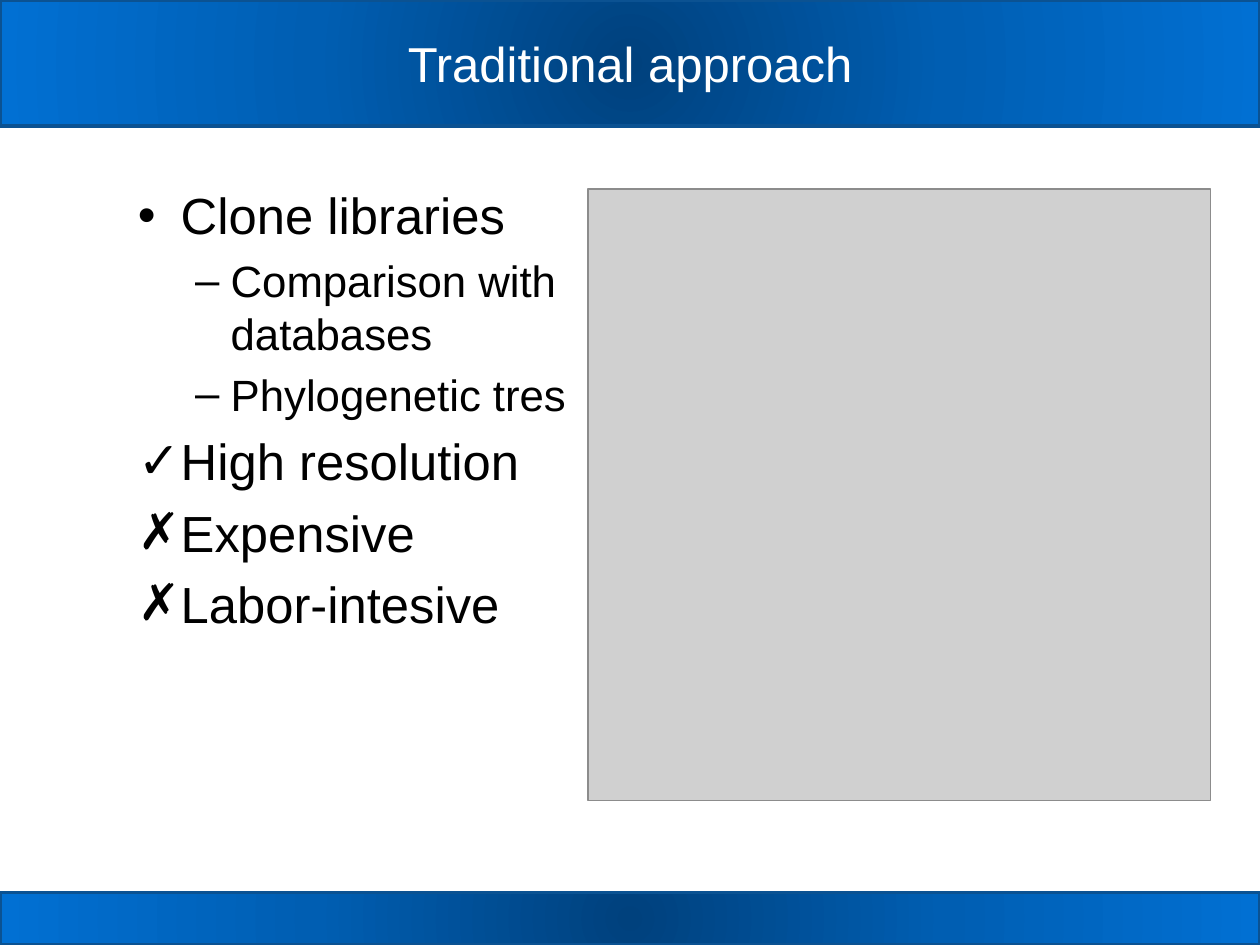
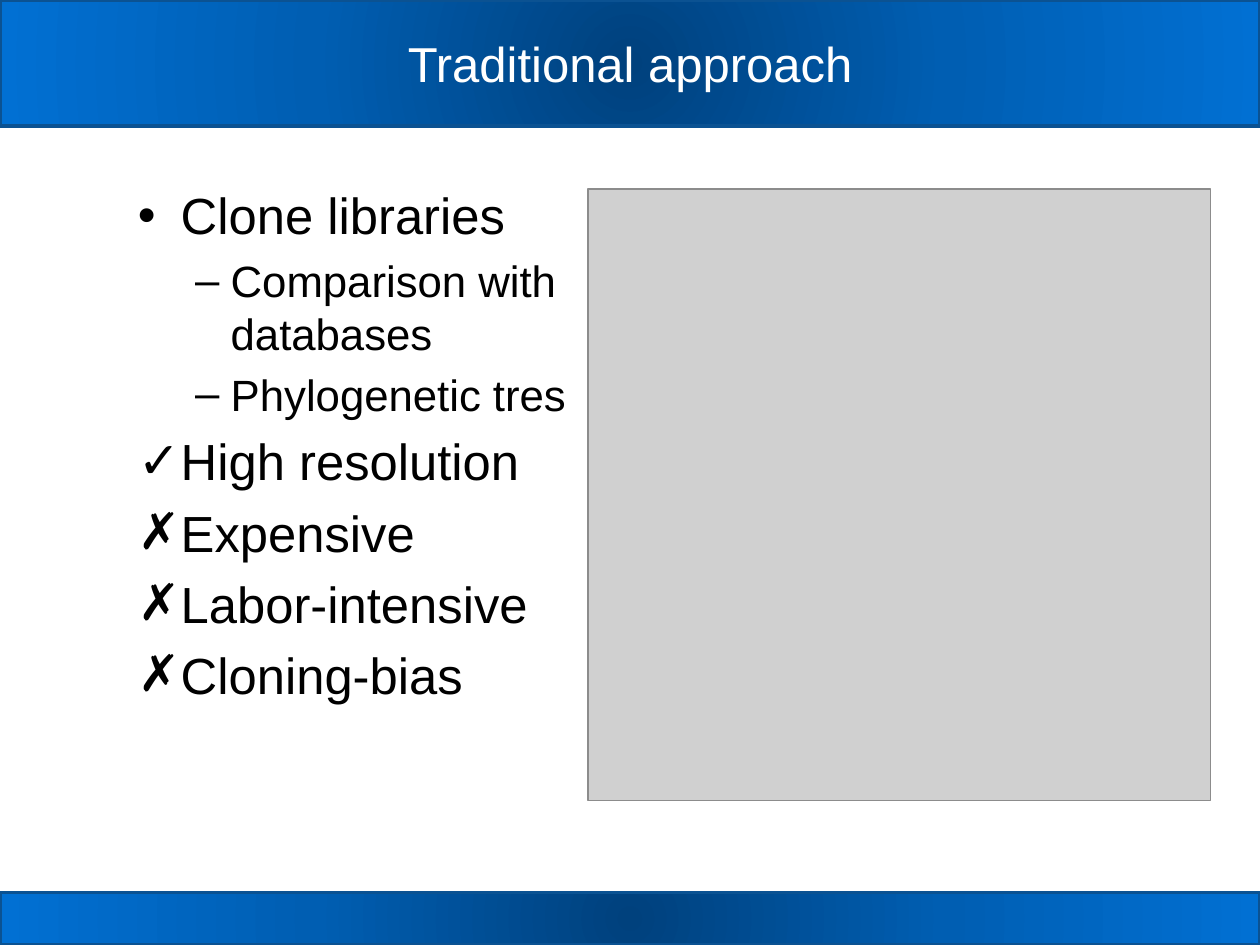
Before and after one commit to carden24/2018_Taller_Genomica_ambiental, a slide deck: slide 6 of W2_16S_analysis.pptx. Drawn at 1260x945 pixels with LibreOffice and Linux fonts; fonts in the diff are those of the drawing; grey boxes stand for pictures. Boxes give left, top, right and bottom in pixels: in the first picture for what was removed or moved away, otherwise in the second. Text is boxed around its words. In the diff, an @@ line names an element or a change of style, - is before the commit and + after.

```diff
--- a/W2_16S_analysis.pptx
+++ b/W2_16S_analysis.pptx
@@ text at (181, 586, 528, 704): text changed @@
-✗ Labor-intesive
+✗ Labor-intensive
+✗ Cloning-bias
```
Also in this commit, not shown: 4 other slides changed, 1 slide added, 1 slide removed, 7 other files.
